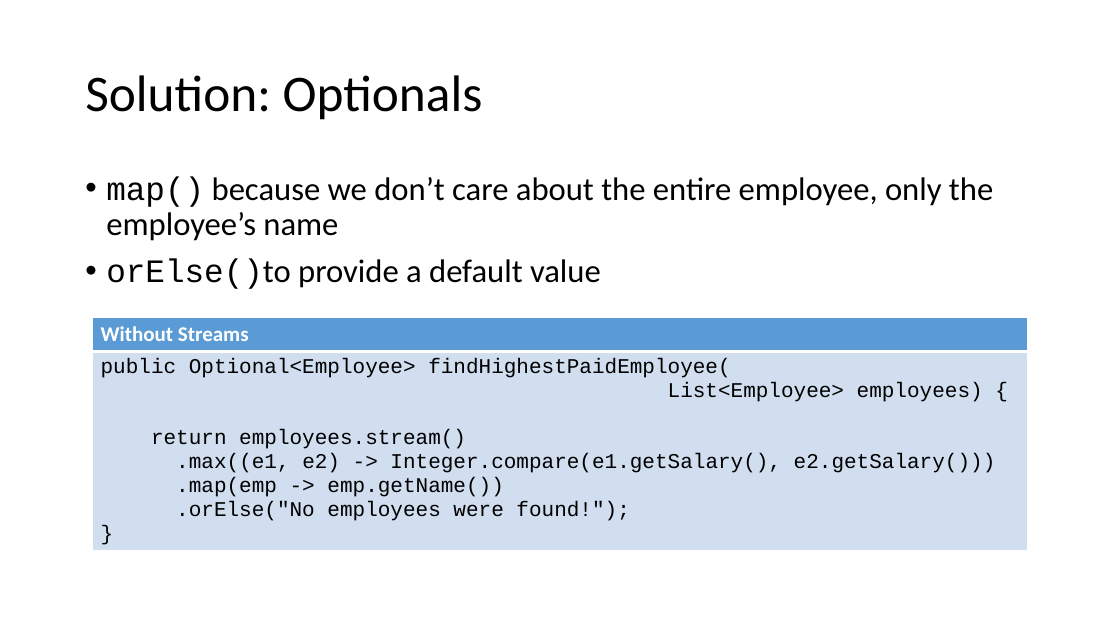
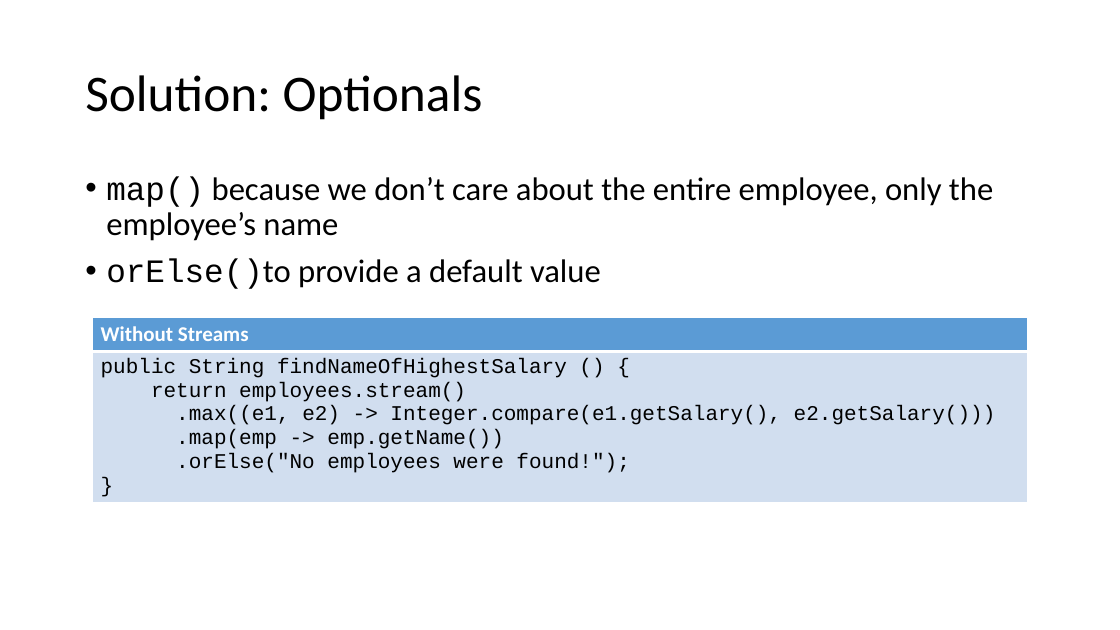
Before and after one commit to jdifebo/java8, a slide deck: slide 32 of presentation.pptx (slide 31 before the commit). Drawn at 1120x630 pixels with LibreOffice and Linux fonts; fonts in the diff are those of the drawing. Boxes give left, top, right and bottom in pixels: in the first picture for what was removed or moved away, otherwise in the second. Text is boxed around its words. In the diff, an @@ line names an element or a change of style, - is before the commit and + after.

```diff
--- a/presentation.pptx
+++ b/presentation.pptx
@@ table at <box>92,318,1028,512</box> @@
@@ row 2, column 1: "public Optional<Employee> findHighestPaidEmployee( / List<Employee> employees) { / return employees.stream() / .max((e1, e2) -> Integer.compare(e1.getSalary(), e2.getSalary())) / .map(emp -> emp.getName()) / .orElse("No employees were found!"); }" to "public String findNameOfHighestSalary () { / return employees.stream() / .max((e1, e2) -> Integer.compare(e1.getSalary(), e2.getSalary())) / .map(emp -> emp.getName()) / .orElse("No employees were found!"); }" @@
```
Also in this commit, not shown: 15 other slides changed, 1 slide added, 3 other files.
